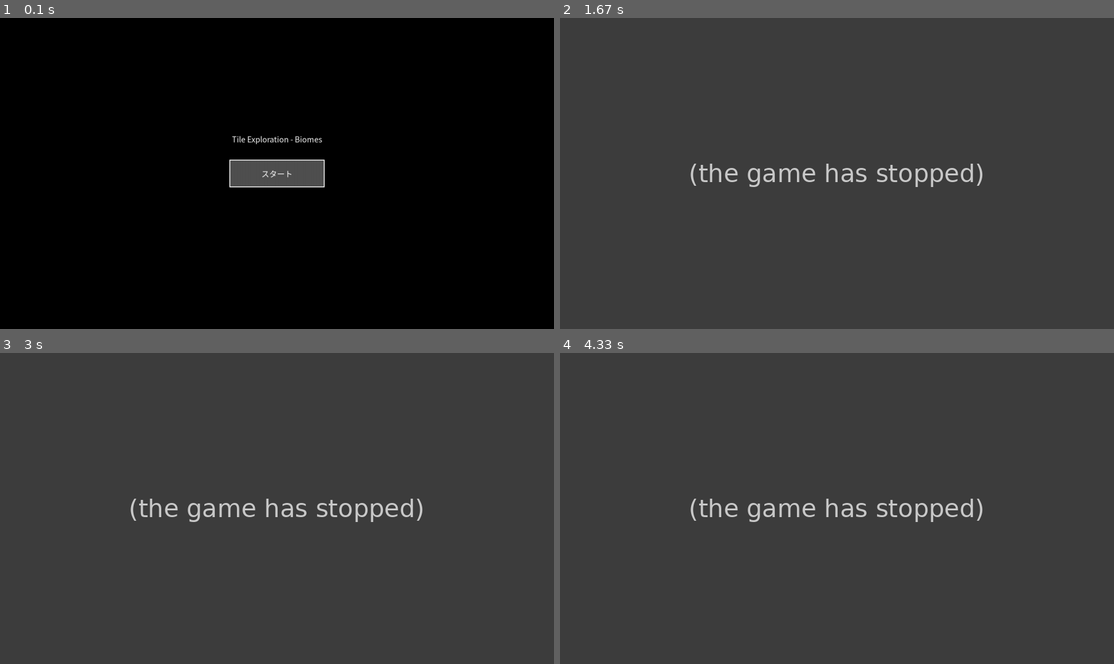
Above: before the commit, frames 1-4 (two rows, left to right).
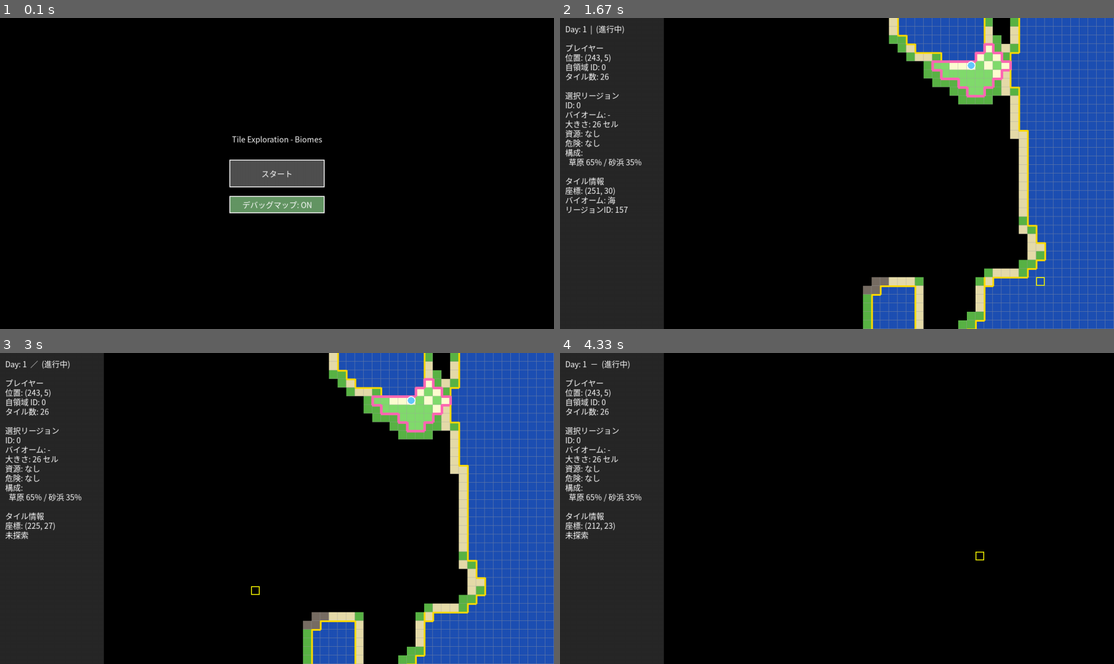
Above: after the commit, the same moments.

Repository: ankored33/pygamegame1
Game: pygame game, started from game1.py
Two runs of this game, one before a commit and one after it. Both use one fixed random seed, a clock stepped at 60 frames per second and the inputs below.
Inputs (mouse positions are in pixels of both pictures, inside the frame that each line leads up to):
- Up to frame 1 (0.1 s): no input
- Up to frame 2 (1.67 s): click "スタート" at 0.38 s; tap Space at 0.67 s; click (598, 27) at 1.05 s, where only the run after the commit has a clickable "Day: 1 ／ (進行中)"; click (1041, 282) at 1.38 s
- Up to frame 3 (3 s): click "Day: 1 | (進行中)" at 1.72 s; hold W 2.5-2.97 s; click (249, 589) at 2.58 s
- Up to frame 4 (4.33 s): hold D 3-3.47 s; click (820, 455) at 3.08 s; hold A 3.5-4.03 s; click (981, 558) at 3.58 s

The runs differ from the first frame. In frame 1, 1.0% of the frame differs, in the area x 41-59%, y 57-63%; in frame 2, 82%, in the area x 1-100%, y 0-100%; in frame 3, 82%; in frame 4, 82%.
Error before the commit: UnboundLocalError: cannot access local variable 'hover_tile' where it is not associated with...; the game stopped at 1 s (later frames are placeholders)

Commit message:
マップ生成修正と、文字ハミダシ解消

Diff:
--- a/config.py
+++ b/config.py
@@ -56,7 +56,7 @@
     "GRASSLAND": (90, 180, 70),
     "FOREST": (30, 120, 50),
     "MOUNTAIN": (120, 110, 100),
-    "SNOW": (230, 240, 250),
+    "ALPINE": (230, 240, 250),
     "SWAMP": (70, 120, 90),
 }
 
@@ -67,7 +67,7 @@
     "GRASSLAND": "草原",
     "FOREST": "森",
     "MOUNTAIN": "山岳",
-    "SNOW": "雪原",
+    "ALPINE": "高山",
     "SWAMP": "湿地",
 }
 
@@ -78,7 +78,7 @@
     "GRASSLAND": {"食料": 3},
     "FOREST": {"木材": 3, "狩猟": 2},
     "MOUNTAIN": {"鉱石": 3, "鉄": 2},
-    "SNOW": {"希少資源": 1},
+    "ALPINE": {"希少資源": 1},
     "SWAMP": {"薬草": 3},
 }
 
@@ -89,6 +89,6 @@
     "GRASSLAND": {"低": 1},
     "FOREST": {"野獣": 2, "道迷い": 1},
     "MOUNTAIN": {"厳しい天候": 3, "通行困難": 3},
-    "SNOW": {"低体温": 3, "吹雪": 3},
+    "ALPINE": {"低体温": 3, "吹雪": 3},
     "SWAMP": {"病気": 3, "移動制限": 4},
 }
--- a/game1.py
+++ b/game1.py
@@ -24,10 +24,34 @@
     state.selected_region = None
 
     # Try to load debug map if enabled
-    if C.DEBUG_LOAD_MAP:
-        if load_map_state(state, C.DEBUG_MAP_FILE):
+    if state.use_debug_map:
+        if load_map_state(state, "debug_map.pkl"):
+            print("Loaded debug map state.")
+            # Ensure zoom mode is set correctly after load
+            state.zoom_mode = True
+            state.zoom_region_id = state.player_region_id
+
+            # Recalculate zoom origin
+            if state.player_region_mask:
+                xs = [p[0] for p in state.player_region_mask]
+                ys = [p[1] for p in state.player_region_mask]
+                cx = (min(xs) + max(xs)) // 2
+                cy = (min(ys) + max(ys)) // 2
+
+                scale = C.ZOOM_SCALE
+                view_w = (C.SCREEN_WIDTH - C.INFO_PANEL_WIDTH) // (C.TILE_SIZE * scale)
+                view_h = C.SCREEN_HEIGHT // (C.TILE_SIZE * scale)
+
+                ox = cx - view_w // 2
+                oy = cy - view_h // 2
+
+                ox = max(0, min(C.BASE_GRID_WIDTH - view_w, ox))
+                oy = max(0, min(C.BASE_GRID_HEIGHT - view_h, oy))
+
+                state.zoom_origin = (ox, oy)
             return
 
+    print("Generating new world...")
     g, edge_side = mg.generate_biome_map()
     px, py = mg.choose_player_start(g, edge_side)
     state.player_region_mask = mg.build_player_region_mask(g, px, py, edge_side, 20, 30)
@@ -147,8 +171,8 @@
     state.selected_region = state.player_region_id
 
     # Save debug map if enabled
-    if C.DEBUG_LOAD_MAP:
-        save_map_state(state, C.DEBUG_MAP_FILE)
+    if state.use_debug_map:
+        save_map_state(state, "debug_map.pkl")
 
 
 import pickle
@@ -579,6 +603,8 @@
                     if button_rect.collidepoint(mx, my):
                         state.screen_state = "loading"
                         state.loading_frames_remaining = C.LOADING_DELAY_FRAMES
+                    elif hasattr(state, "debug_map_toggle_rect") and state.debug_map_toggle_rect.collidepoint(mx, my):
+                        state.use_debug_map = not state.use_debug_map
                 else:
                     if state.zoom_mode:
                         handle_zoom_click(state, mx, my, event.button)
@@ -596,7 +622,7 @@
 
         if state.screen_state == "menu":
             audio.play_music(C.BGM_MENU)
-            render.render_menu(screen, font, button_rect)
+            render.render_menu(screen, font, button_rect, state)
 
         elif state.screen_state == "loading":
             audio.play_music(C.BGM_MENU)
--- a/mapgen.py
+++ b/mapgen.py
@@ -63,8 +63,8 @@
 def classify_biome(elev: float, humid: float, jitter: float = 0.0) -> str:
     if elev < 0.32:
         return "LAKE"
-    if elev > 0.9:
-        return "SNOW"
+    if elev > 0.85:
+        return "ALPINE"
     if elev > 0.75:
         return "MOUNTAIN"
     if humid > 0.78 + jitter and elev < 0.55:
--- a/render.py
+++ b/render.py
@@ -22,17 +22,32 @@
     return " / ".join(f"{C.BIOME_NAMES.get(k, k)} {v}%" for k, v in items)
 
 
-def render_menu(screen, font, button_rect):
+def render_menu(screen, font, button_rect, state):
     title = "Tile Exploration - Biomes"
     t_surf = font.render(title, True, C.WHITE)
     t_rect = t_surf.get_rect(center=(C.SCREEN_WIDTH // 2, C.SCREEN_HEIGHT // 2 - 80))
     screen.blit(t_surf, t_rect)
 
+    # Start Button
     pygame.draw.rect(screen, C.GREY, button_rect)
     pygame.draw.rect(screen, C.WHITE, button_rect, 2)
     btn_text = font.render("スタート", True, C.WHITE)
     btn_rect = btn_text.get_rect(center=button_rect.center)
     screen.blit(btn_text, btn_rect)
+
+    # Debug Map Toggle
+    toggle_rect = pygame.Rect(button_rect.x, button_rect.bottom + 20, button_rect.width, 40)
+    bg_col = (100, 150, 100) if state.use_debug_map else C.GREY
+    pygame.draw.rect(screen, bg_col, toggle_rect)
+    pygame.draw.rect(screen, C.WHITE, toggle_rect, 2)
+
+    toggle_text = f"デバッグマップ: {'ON' if state.use_debug_map else 'OFF'}"
+    t_surf = font.render(toggle_text, True, C.WHITE)
+    t_rect = t_surf.get_rect(center=toggle_rect.center)
+    screen.blit(t_surf, t_rect)
+
+    # Store rect in state for click handling (hacky but works)
+    state.debug_map_toggle_rect = toggle_rect
 
 
 def render_loading(screen, font):
@@ -84,12 +99,46 @@
         current_y += lh
         draw_text(screen, font, f"大きさ: {info['size']} セル", pad, current_y)
         current_y += lh
-        draw_text(screen, font, f"資源: {format_weights(info['resources'])}", pad, current_y)
-        current_y += lh
-        draw_text(screen, font, f"危険: {format_weights(info['dangers'])}", pad, current_y)
-        current_y += lh
-        draw_text(screen, font, f"構成: {format_distribution(info['distribution'])}", pad, current_y)
-        current_y += lh
+
+        # Helper to wrap text
+        def draw_wrapped(label, text):
+            nonlocal current_y
+            full_text = f"{label}: {text}"
+
+            # Simple character count wrapping (approximate)
+            # Assuming ~10 chars fit in one line with label, or ~18 chars without
+            # This is a rough heuristic. For better wrapping, we'd need to measure text width.
+            max_chars = 18
+
+            if len(full_text) <= max_chars:
+                draw_text(screen, font, full_text, pad, current_y)
+                current_y += lh
+            else:
+                # Split into lines
+                draw_text(screen, font, f"{label}:", pad, current_y)
+                current_y += lh
+
+                # Split value text by comma
+                parts = text.split(" / ")
+                line = ""
+                for part in parts:
+                    if len(line) + len(part) + 3 > max_chars: # +3 for " / "
+                        if line:
+                            draw_text(screen, font, f"  {line}", pad, current_y)
+                            current_y += lh
+                        line = part
+                    else:
+                        if line:
+                            line += " / " + part
+                        else:
+                            line = part
+                if line:
+                    draw_text(screen, font, f"  {line}", pad, current_y)
+                    current_y += lh
+
+        draw_wrapped("資源", format_weights(info['resources']))
+        draw_wrapped("危険", format_weights(info['dangers']))
+        draw_wrapped("構成", format_distribution(info['distribution']))
     else:
         draw_text(screen, font, "未選択", pad, current_y)
         current_y += lh
@@ -201,6 +250,7 @@
                         pygame.draw.line(screen, faction_border_color, (rect.left, rect.bottom), (rect.right, rect.bottom), faction_border_width)
 
     mx, my = pygame.mouse.get_pos()
+    hover_tile = None
     if mx >= map_origin_x:
         tx = (mx - map_origin_x) // (C.TILE_SIZE * scale) + view_x0
         ty = (my - map_origin_y) // (C.TILE_SIZE * scale) + view_y0
--- a/state.py
+++ b/state.py
@@ -59,3 +59,6 @@
     last_click_time: float = 0.0
     last_click_pos: Tuple[int, int] = (0, 0)
     DOUBLE_CLICK_TIME: float = 0.3  # seconds
+
+    # menu state
+    use_debug_map: bool = C.DEBUG_LOAD_MAP
Binary file changed: debug_map.pkl
